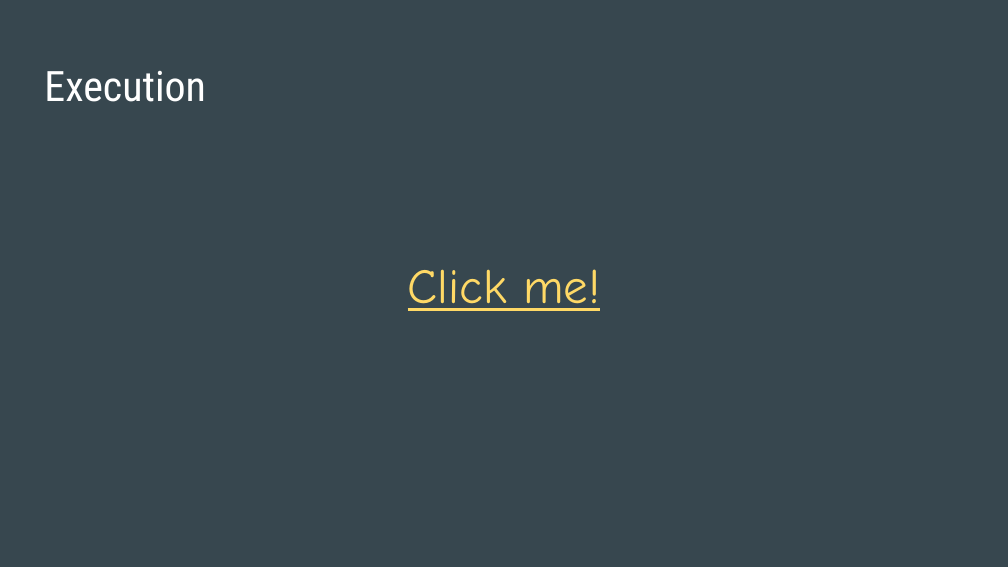
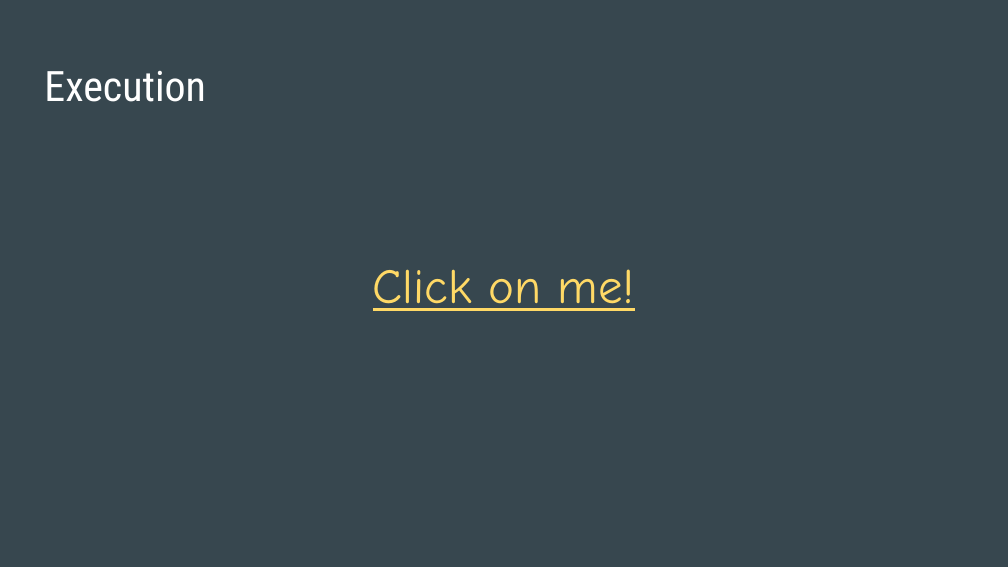
Before and after one commit to Raghuvorkady/Dbms-Mini-Project, a slide deck: slide 11 of PPT/DBMS project ppt.pptx. Drawn at 1008x567 pixels with LibreOffice and Linux fonts; fonts in the diff are those of the drawing. Boxes give left, top, right and bottom in pixels: in the first picture for what was removed or moved away, otherwise in the second. Text is boxed around its words. In the diff, an @@ line names an element or a change of style, - is before the commit and + after.

```diff
--- a/PPT/DBMS project ppt.pptx
+++ b/PPT/DBMS project ppt.pptx
@@ text at bbox=[373, 269, 635, 311]: text changed @@
-Click me!
+Click on me!
```
Also in this commit, not shown: 6 other slides changed, 6 other files.
